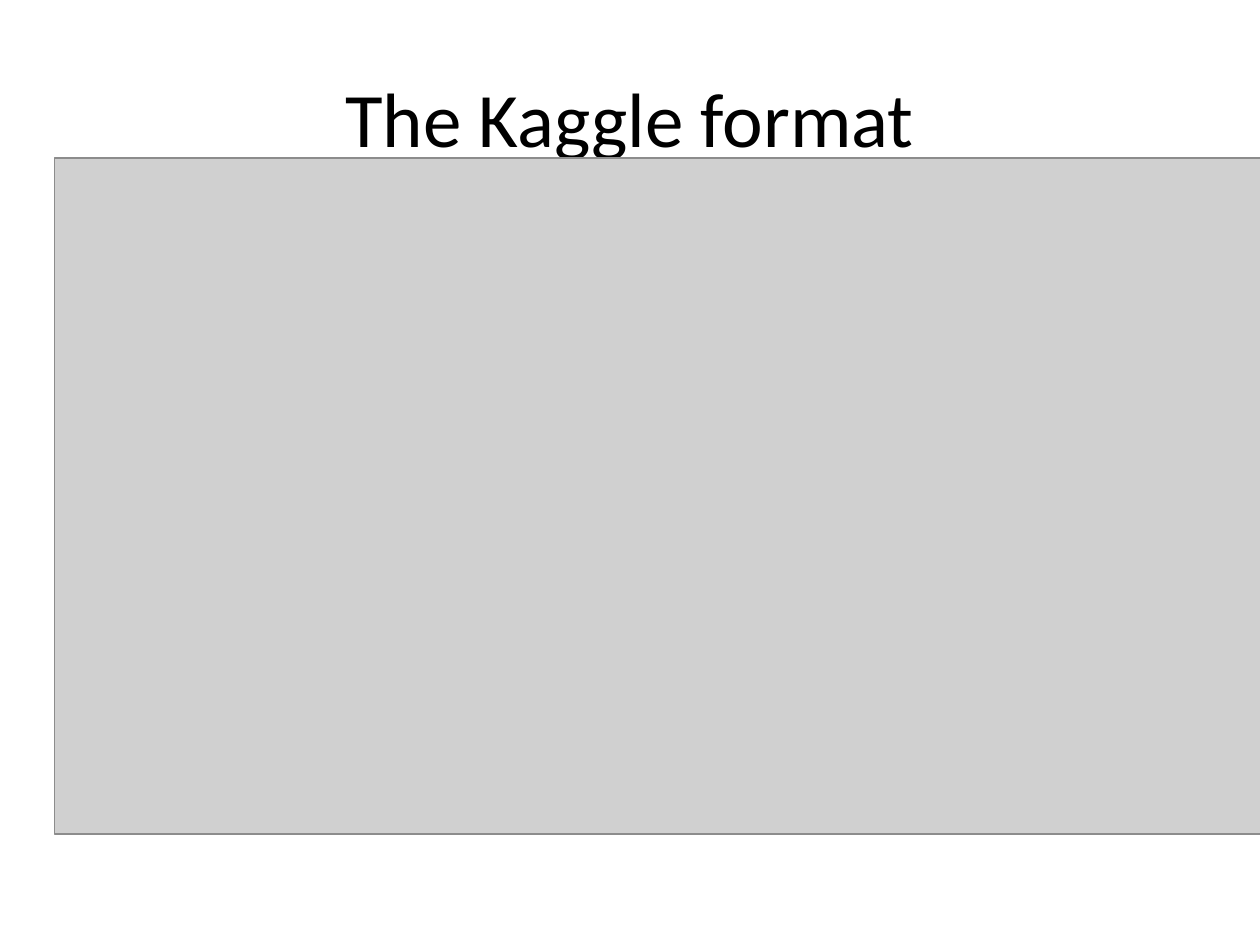
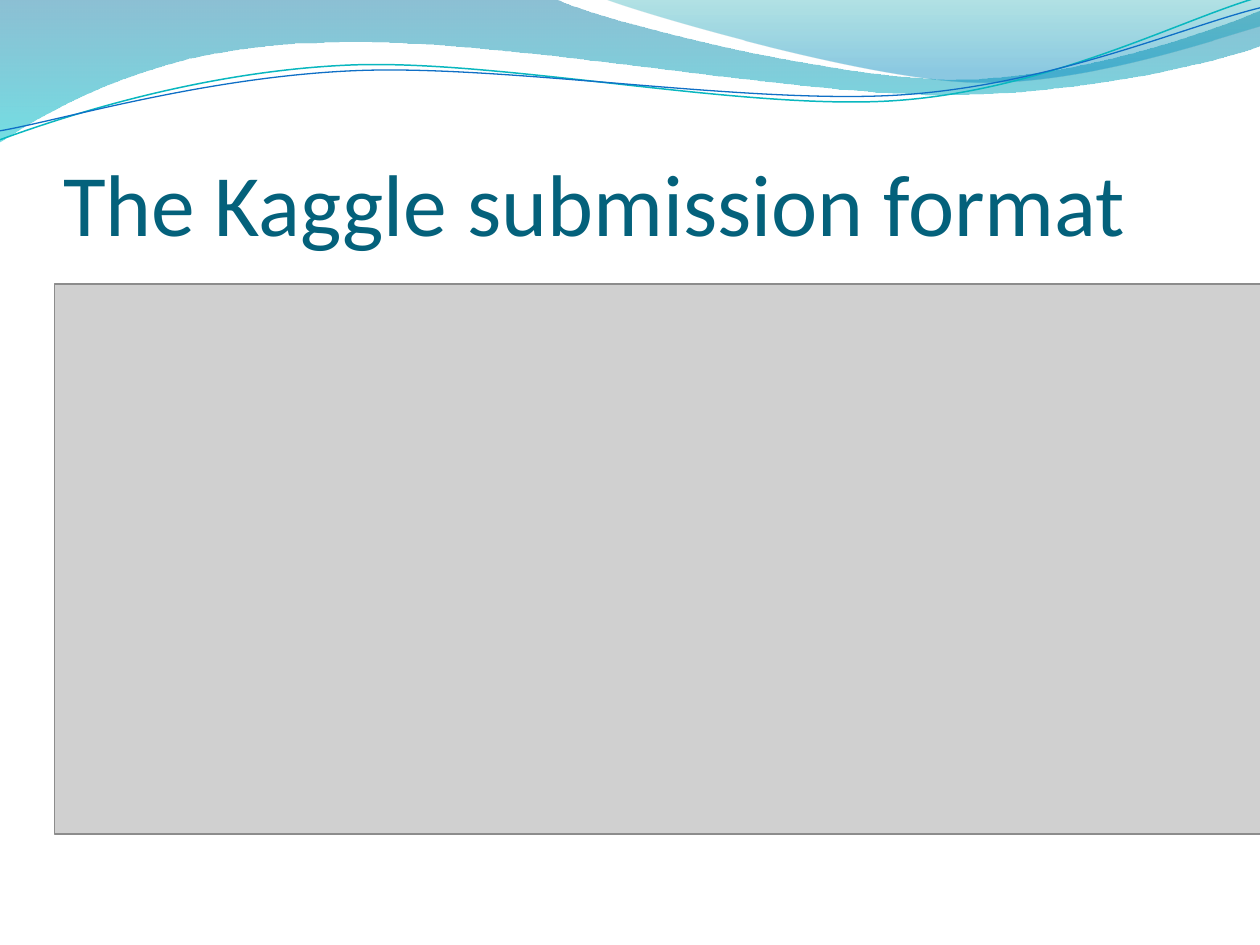
Before and after one commit to lkrump7/regression-apples-predict-api-template, a slide deck: slide 6 of What will the apples cost.pptx. Drawn at 1260x945 pixels with LibreOffice and Linux fonts; fonts in the diff are those of the drawing; grey boxes stand for pictures; background and template pictures are left out. Boxes give left, top, right and bottom in pixels: in the first picture for what was removed or moved away, otherwise in the second. Text is boxed around its words. In the diff, an @@ line names an element or a change of style, - is before the commit and + after.

```diff
--- a/What will the apples cost.pptx
+++ b/What will the apples cost.pptx
@@ freeform shape added at [0,0,1260,142], fill gradient #0074A1 to #00C6CF @@
@@ freeform shape added at [0,0,1260,147], outline #0AB8BF 0.85 pt @@
@@ freeform shape added at [0,8,1260,141], outline #0F6FC6 0.75 pt @@
@@ freeform shape added at [604,0,1260,87], fill gradient #00A1A9 to #008BBF @@
@@ title "The Kaggle submission format" at [63,175,1125,251]: vertical alignment middle to bottom @@
@@ title at [63,175,1125,251]: text changed; size 44 to 50 pt; text colour #000000 to #04617B @@
-The Kaggle format
+The Kaggle submission format
@@ picture: place and size @@
-picture at [54,158,1260,834]
+picture at [54,284,1260,834]
```
Also in this commit, not shown: 23 other slides changed, 6 slides added.
